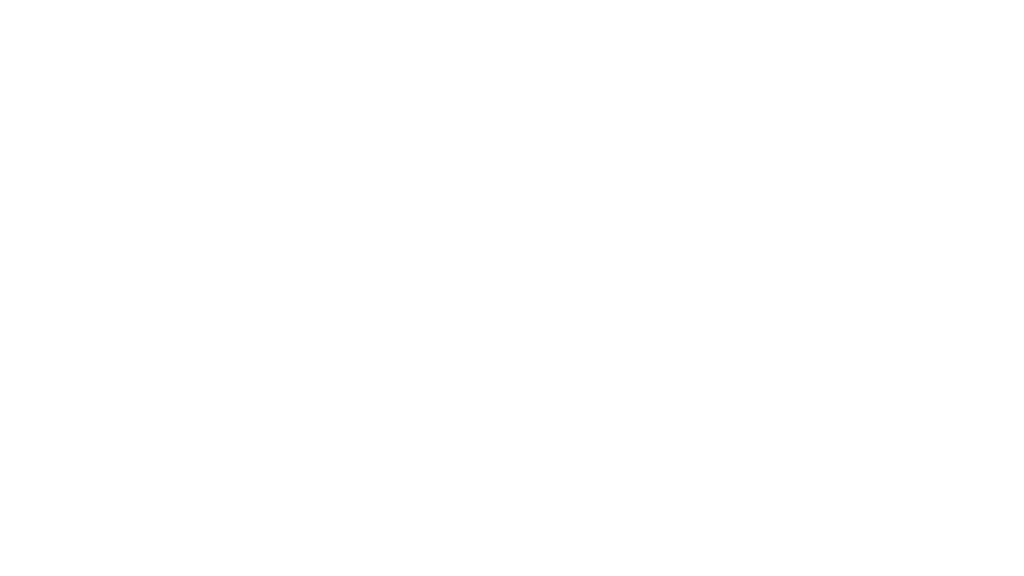
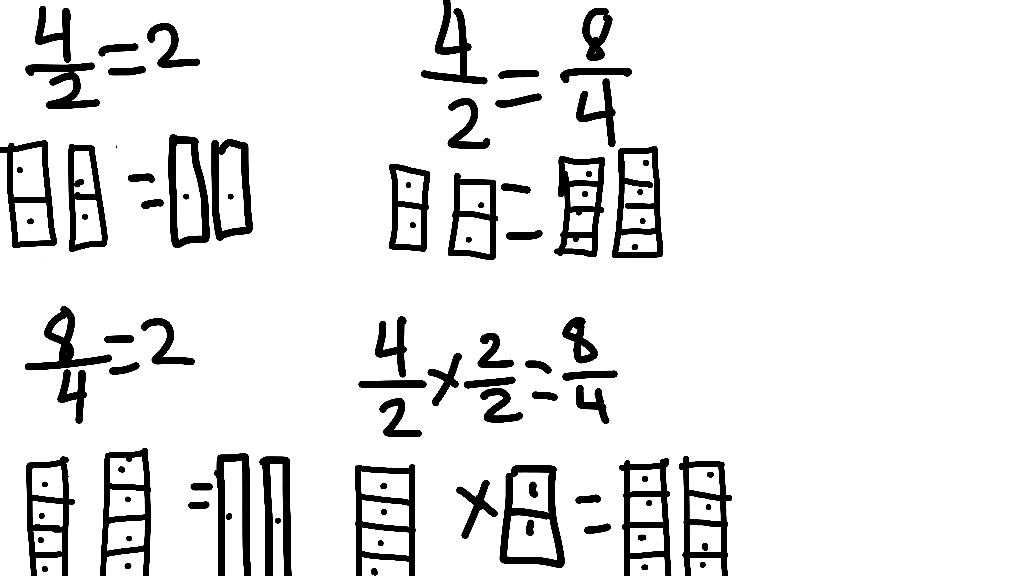
Two versions of the same layered image (1024×576). Layer-by-layer changes:
added group "Pregunta 7" with 5 layers above "Pregunta7" over [0, 0, 733, 576]
added layer "Capa 21" in group "Pregunta 7" over [354, 316, 733, 576]
added layer "Capa 20" in group "Pregunta 7" over [388, 0, 664, 260]
added layer "Capa 19" in group "Pregunta 7" over [24, 193, 292, 576]
added layer "Capa 18" in group "Pregunta 7" over [0, 6, 253, 260]
